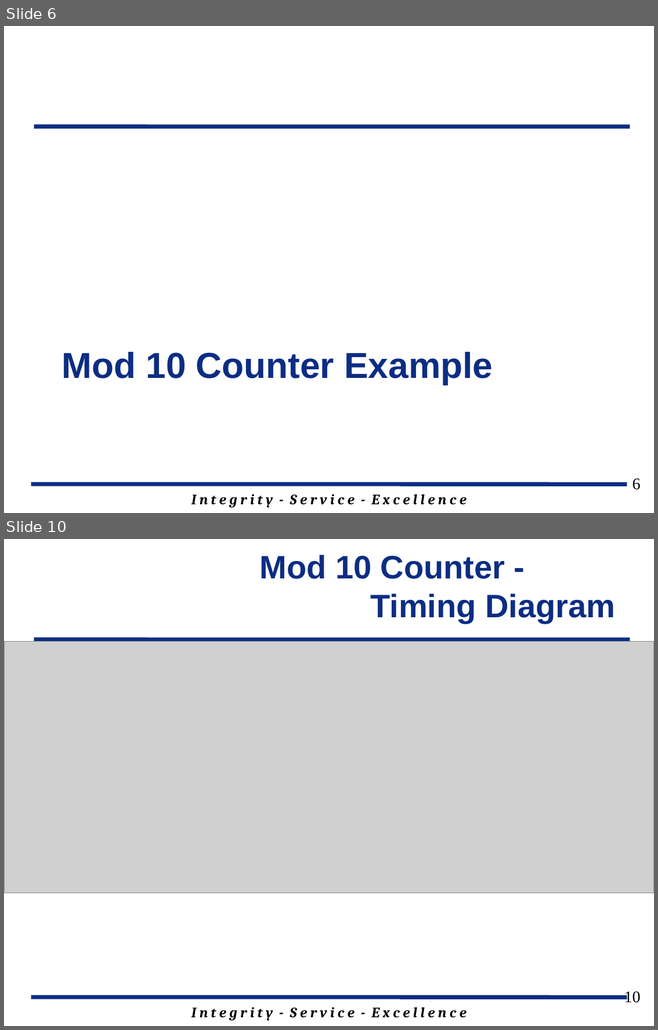
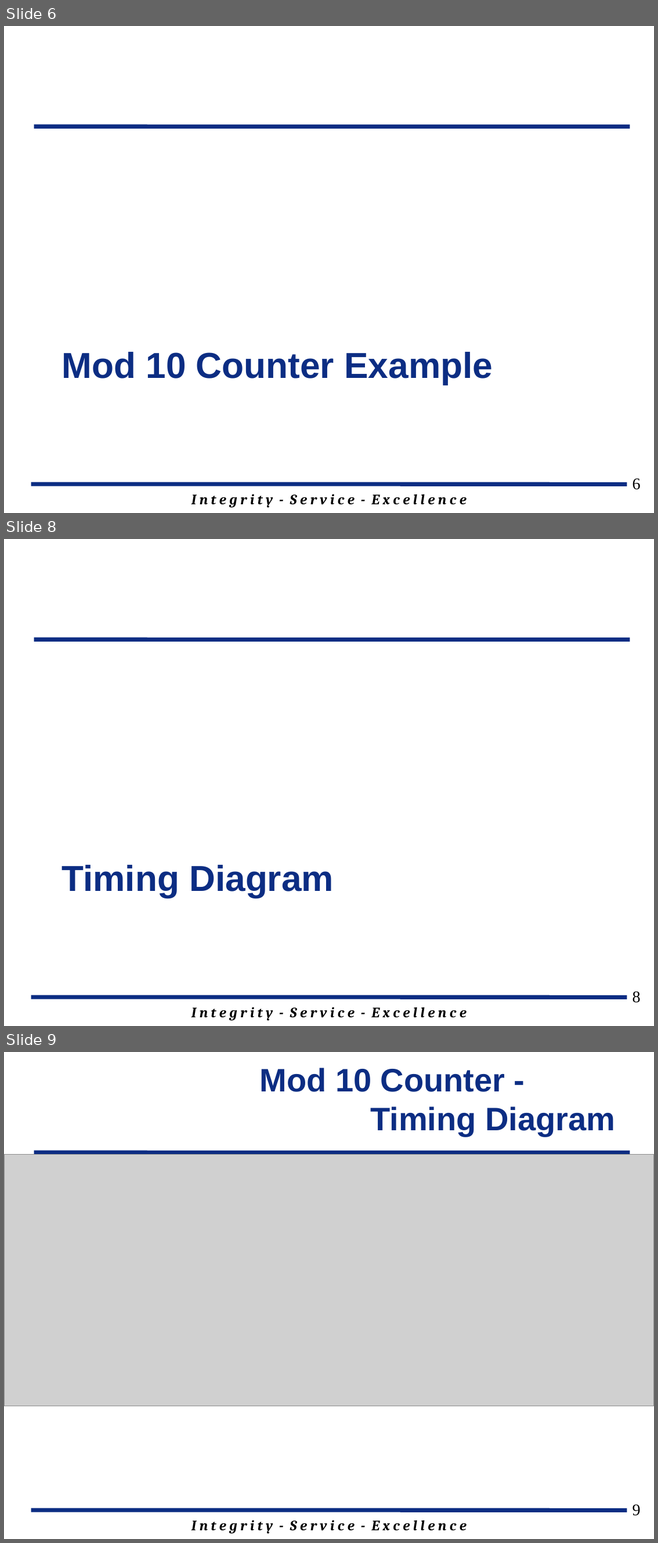
Before and after one commit to jfalkinburg/ECE383_web, a slide deck: lecture/slides/ECE_383_Lec4.pptx. Shown one above the other, each under a label of ours: slides 6 and 10 before the commit, slides 6, 8 and 9 after it; the slides between them are not shown. The pictures are 658x1030 and 658x1543 pixels, drawn with LibreOffice and Linux fonts; fonts in the diff are those of the drawing; grey boxes stand for pictures; background and template pictures are left out. Boxes give left, top, right and bottom in pixels: in the first picture for what was removed or moved away, otherwise in the second. Text is boxed around its words. In the diff, an @@ line names an element or a change of style, - is before the commit and + after.

```diff
--- a/lecture/slides/ECE_383_Lec4.pptx
+++ b/lecture/slides/ECE_383_Lec4.pptx
@@ slide 8 added at bbox=[4, 539, 654, 1026], background #FFFFFF; not listed: 3 template elements that a slide beside it also shows @@
@@ title added at bbox=[62, 865, 333, 897], 40 pt, text #0C2D83, bold @@
+Timing Diagram
@@ page number added at bbox=[632, 991, 640, 1003], 18 pt, text #000000 @@
+8
@@ what was slide 10 is now slide 9 @@
@@ page number at bbox=[632, 1504, 640, 1516]: text changed @@
-10
+9
```
Also in this commit, not shown: 7 slides changed, 3 other slides added, 1 slide removed, 3 other files.
